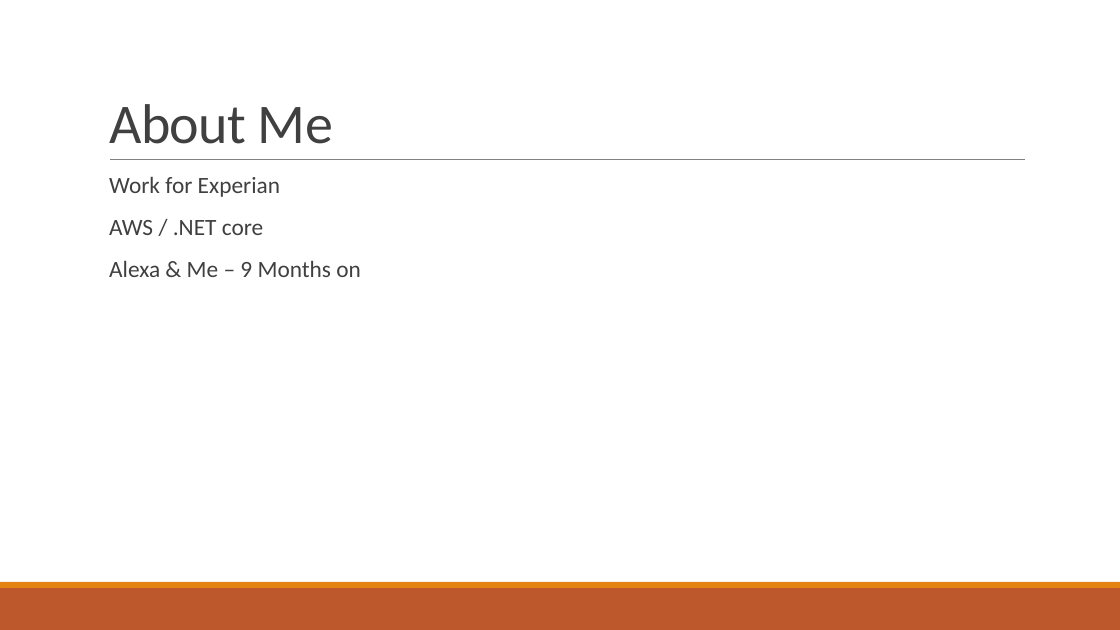
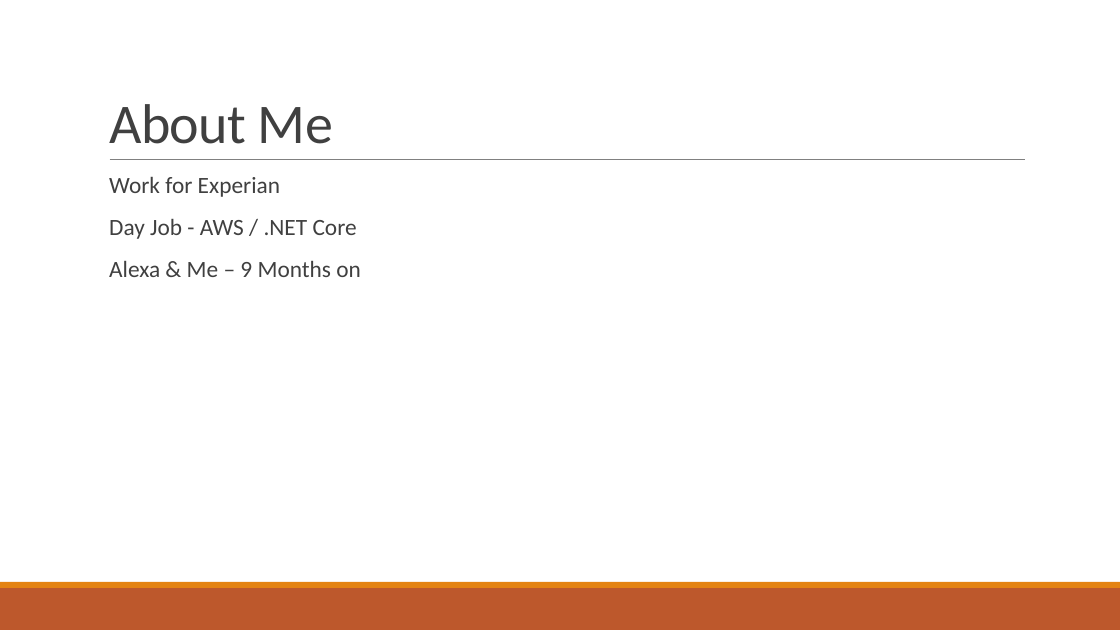
Before and after one commit to stoiveyp/DDDWales2018, a slide deck: slide 2 of Presentation/VoiceAndMore.pptx. Drawn at 1120x630 pixels with LibreOffice and Linux fonts; fonts in the diff are those of the drawing. Boxes give left, top, right and bottom in pixels: in the first picture for what was removed or moved away, otherwise in the second. Text is boxed around its words. In the diff, an @@ line names an element or a change of style, - is before the commit and + after.

```diff
--- a/Presentation/VoiceAndMore.pptx
+++ b/Presentation/VoiceAndMore.pptx
@@ text at [109, 219, 357, 239]: text changed @@
-  AWS / .NET core
+  Day Job - AWS / .NET Core
```
Also in this commit, not shown: 2 other slides changed, 15 slides added, 1 slide removed.
